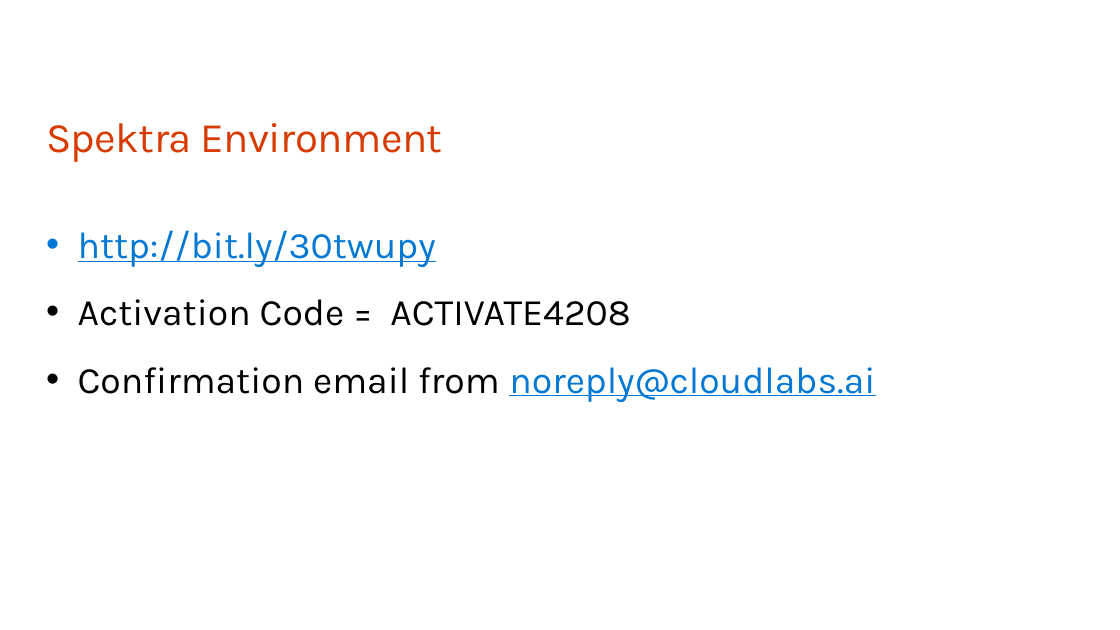
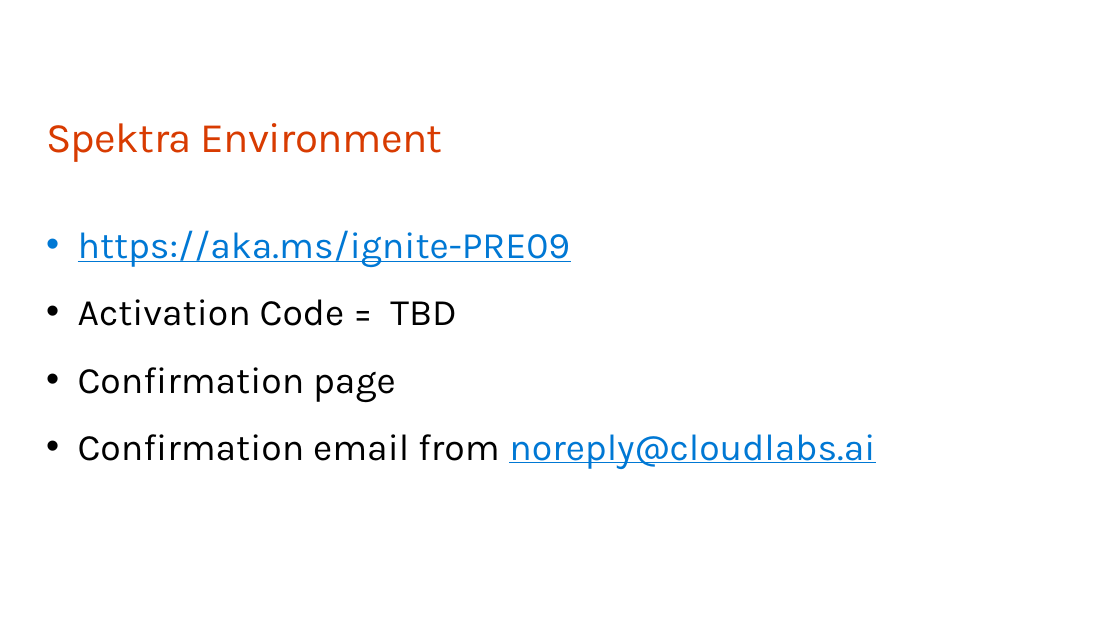
Before and after one commit to QuirkyDataScientist1978/Build-a-knowledge-mining-solution-using-Azure-AI, a slide deck: slide 18 of resources/slides/Opening.pptx (slide 15 before the commit). Drawn at 1120x630 pixels with LibreOffice and Linux fonts; fonts in the diff are those of the drawing; background and template pictures are left out. Boxes give left, top, right and bottom in pixels: in the first picture for what was removed or moved away, otherwise in the second. Text is boxed around its words. In the diff, an @@ line names an element or a change of style, - is before the commit and + after.

```diff
--- a/resources/slides/Opening.pptx
+++ b/resources/slides/Opening.pptx
@@ text at [78, 230, 571, 403]: text changed @@
-• http://bit.ly/30twupy
-• Activation Code = ACTIVATE4208
+• https://aka.ms/ignite-PRE09
+• Activation Code = TBD
+• Confirmation page
```
Also in this commit, not shown: 4 other slides changed, 3 slides added.
